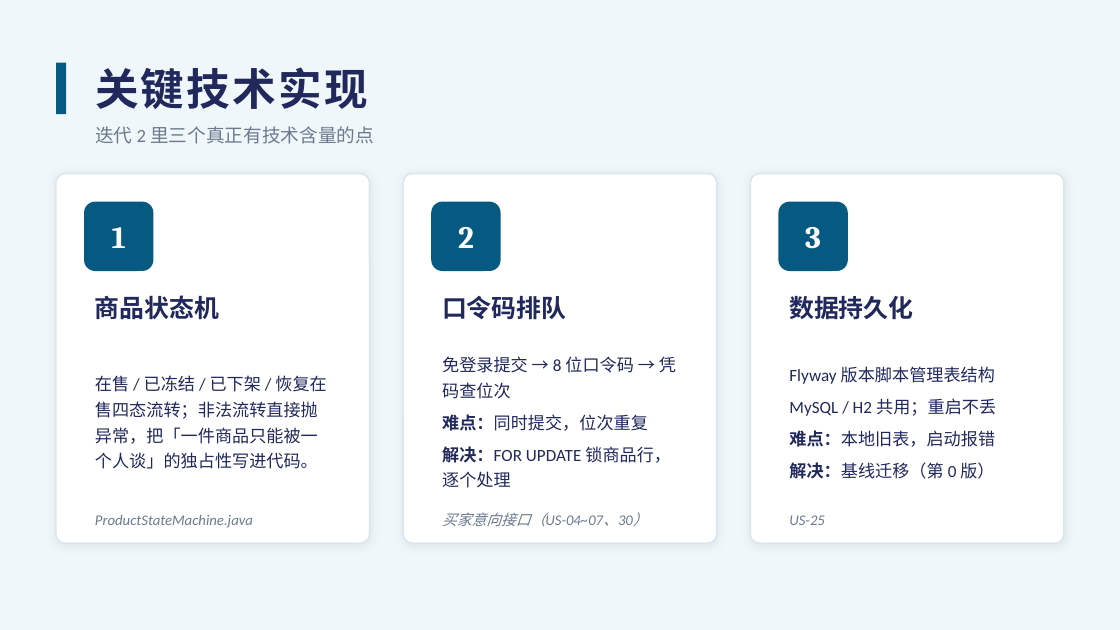
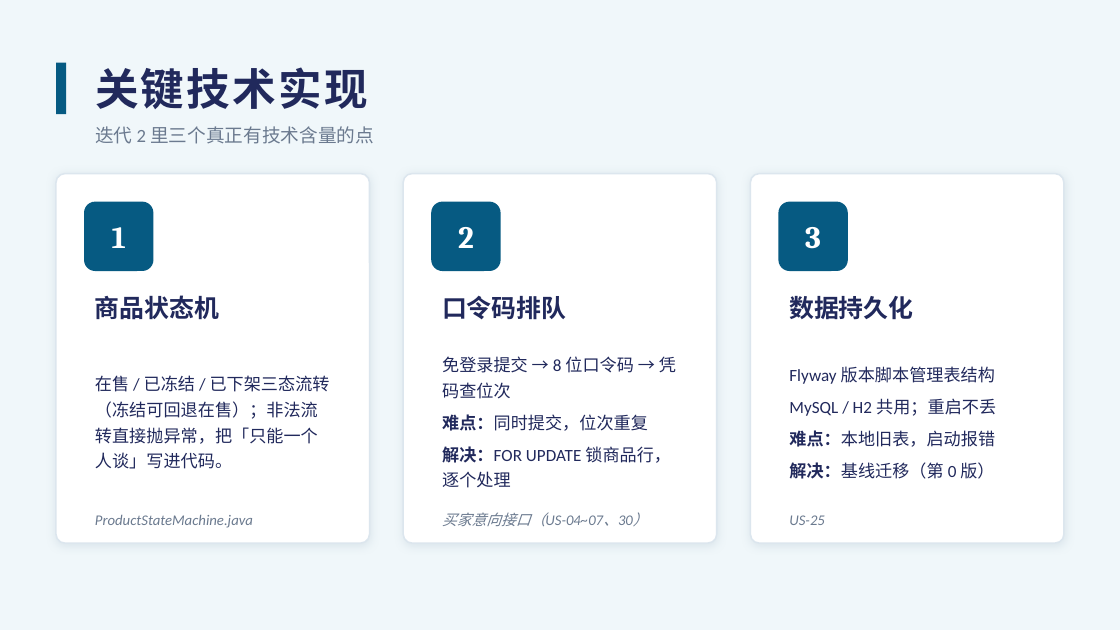
Before and after one commit to Ghhhh92/onlineshop, a slide deck: slide 7 of docs/presentation/在线购物系统-第2次阶段性评审报告.pptx. Drawn at 1120x630 pixels with LibreOffice and Linux fonts; fonts in the diff are those of the drawing. Boxes give left, top, right and bottom in pixels: in the first picture for what was removed or moved away, otherwise in the second. Text is boxed around its words. In the diff, an @@ line names an element or a change of style, - is before the commit and + after.

```diff
--- a/docs/presentation/在线购物系统-第2次阶段性评审报告.pptx
+++ b/docs/presentation/在线购物系统-第2次阶段性评审报告.pptx
@@ text at bbox=[95, 375, 330, 469]: text changed @@
-在售 / 已冻结 / 已下架 / 恢复在售四态流转；非法流转直接抛异常，把「一件商品只能被一个人谈」的独占性写进代码。
+在售 / 已冻结 / 已下架三态流转（冻结可回退在售）；非法流转直接抛异常，把「只能一个人谈」写进代码。
```
Also in this commit, not shown: 5 other slides changed, 1 other file.
